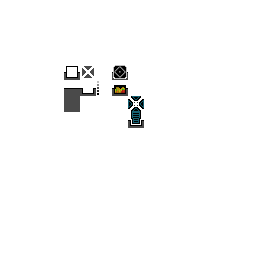
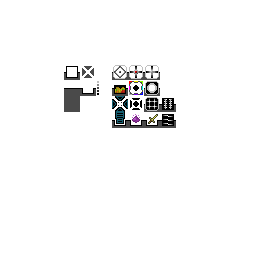
The second (256, 256) image is a revision of the first. Changes to its layers:
renamed "Ebene 9" to "machine_base_sheet.psd", painted on it over [112, 65, 176, 128]
